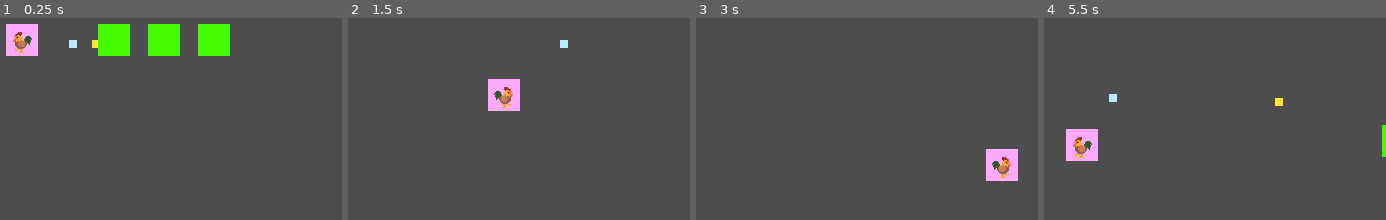
Above: before the commit, frames 1-4 (left to right).
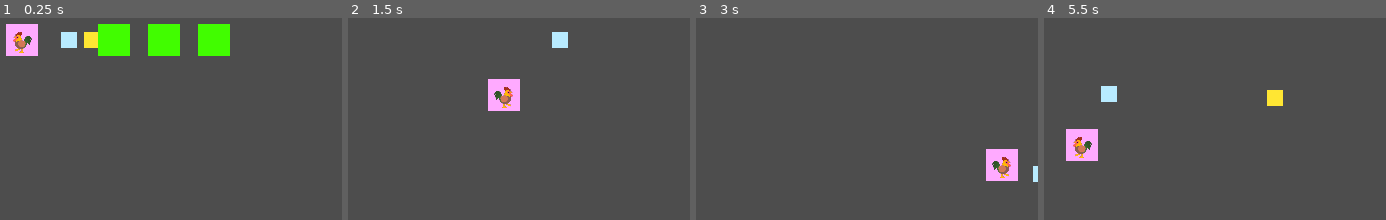
Above: after the commit, the same moments.

Repository: thejoshyee/sarimanok-game
Game: Godot game, scene res://scenes/tests/debuff_test.tscn
Same seed, same stepped clock (60 frames per second), same inputs: the game is played once before the commit and once after it. This scene is started directly instead of the project's main scene.
Inputs:
- Up to frame 1 (0.25 s): no input
- Up to frame 2 (1.5 s): tap Enter (ui_accept) at 0.5, 0.77 s; hold Right (move_right) 0.53-1.28 s; hold 1 0.53-1.28 s; hold S (move_down) from 1.28 s (still down); tap 2 at 1.35 s
- Up to frame 3 (3 s): tap Enter (ui_accept) at 1.52 s; release S (move_down) at 2.03 s; hold Right (move_right) 2.03-2.78 s; hold 3 2.03-2.78 s; hold Up (move_up) from 2.78 s (still down); tap R at 2.85 s
- Up to frame 4 (5.5 s): tap Enter (ui_accept) at 3.02, 3.77, 4.52 s; release Up (move_up) at 3.53 s; hold A (move_left) 3.53-5.03 s; tap P at 3.6 s; tap 4 at 4.35 s; hold S (move_down) from 5.03 s (still down); tap 5 at 5.1 s

The runs differ from the first frame. In frame 1, 0.5% of the frame differs, in the area x 17-29%, y 6-15%; in frame 2, 0.3%; in frame 3, 0.1%; in frame 4, 0.7%, in the area x 16-100%, y 33-69%.

Commit message:
feat(weapons): add placeholder visuals; fix pool monitoring error

Diff:
--- a/game/scripts/pooling/typed_pool.gd
+++ b/game/scripts/pooling/typed_pool.gd
@@ -65,6 +65,11 @@
 # create new pooled instance (hidden by default)
 func _create_instance() -> Node:
 	var instance = _scene.instantiate()
+
+	# disable collision detection for Area2D instances
+	if instance is Area2D:
+		instance.monitoring = false
+
 	_container.add_child(instance)
 
 	# start hidden / disabled
--- a/game/weapons/scenes/base_projectile.tscn
+++ b/game/weapons/scenes/base_projectile.tscn
@@ -3,7 +3,7 @@
 [ext_resource type="Script" uid="uid://ic6q5d1jqmr2" path="res://weapons/scripts/base_projectile.gd" id="1_phrj5"]
 
 [sub_resource type="RectangleShape2D" id="RectangleShape2D_k1c0j"]
-size = Vector2(8, 8)
+size = Vector2(16, 16)
 
 [node name="BaseProjectile" type="Area2D" unique_id=1494804226]
 collision_layer = 0
@@ -11,6 +11,8 @@
 script = ExtResource("1_phrj5")
 
 [node name="Sprite" type="ColorRect" parent="." unique_id=1247944609]
+offset_left = -8.0
+offset_top = -8.0
 offset_right = 8.0
 offset_bottom = 8.0
 
--- a/game/weapons/scenes/flame_wing_weapon.tscn
+++ b/game/weapons/scenes/flame_wing_weapon.tscn
@@ -7,4 +7,4 @@
 weapon_data = ExtResource("2_cugkt")
 
 [node name="Placeholder" parent="." index="1" unique_id=1129076957]
-color = Color(1, 0.4, 0, 1)
+color = Color(1, 0, 0, 1)
--- a/game/weapons/scenes/orbital_feather.tscn
+++ b/game/weapons/scenes/orbital_feather.tscn
@@ -3,7 +3,7 @@
 [ext_resource type="Script" uid="uid://br44usug7u3fu" path="res://weapons/scripts/orbital_feather.gd" id="1_idt4a"]
 
 [sub_resource type="CircleShape2D" id="CircleShape2D_ftqbn"]
-radius = 4.0
+radius = 8.0
 
 [node name="OrbitalFeather" type="Area2D" unique_id=1620213580]
 collision_layer = 0
@@ -14,8 +14,8 @@
 shape = SubResource("CircleShape2D_ftqbn")
 
 [node name="ColorRect" type="ColorRect" parent="." unique_id=1107849921]
-offset_left = -4.0
-offset_top = -4.0
-offset_right = 4.0
-offset_bottom = 4.0
+offset_left = -8.0
+offset_top = -8.0
+offset_right = 8.0
+offset_bottom = 8.0
 color = Color(1, 1, 0, 1)
--- a/game/weapons/scenes/peck.tscn
+++ b/game/weapons/scenes/peck.tscn
@@ -9,3 +9,10 @@
 
 [node name="cooldown_timer" type="Timer" parent="." unique_id=614481672]
 one_shot = true
+
+[node name="Placeholder" type="ColorRect" parent="." unique_id=356808606]
+visible = false
+offset_top = -16.0
+offset_right = 32.0
+offset_bottom = 16.0
+color = Color(0.99, 0.54, 0, 1)
--- a/game/weapons/scenes/wing_slap_weapon.tscn
+++ b/game/weapons/scenes/wing_slap_weapon.tscn
@@ -5,3 +5,6 @@
 
 [node name="WingSlapWeapon" unique_id=249070991 instance=ExtResource("1_ev7pr")]
 weapon_data = ExtResource("2_nuuj8")
+
+[node name="Placeholder" parent="." index="1" unique_id=1129076957]
+color = Color(1.353256, 0.697192, 0.2624418, 1)
--- a/game/weapons/scripts/weapon_manager.gd
+++ b/game/weapons/scripts/weapon_manager.gd
@@ -33,6 +33,14 @@
 	weapon_slots.resize(MAX_WEAPONS)
 	for i in range(MAX_WEAPONS):
 		weapon_slots[i] = null
+
+	# # DEBUG: Add all weapons for visual testing (remove later)
+	# var all_ids = ["peck", "wing_slap", "feather_shot", "spiral_feathers", "ice_shard", "flame_wing"]
+	# for id in all_ids:
+	# 	var data = WeaponDatabase.get_weapon_by_id(id)
+	# 	if data:
+	# 		add_weapon(data)
+
 
 
 func _process(_delta: float) -> void:
Not shown, changed: .taskmaster/tasks/tasks.json
